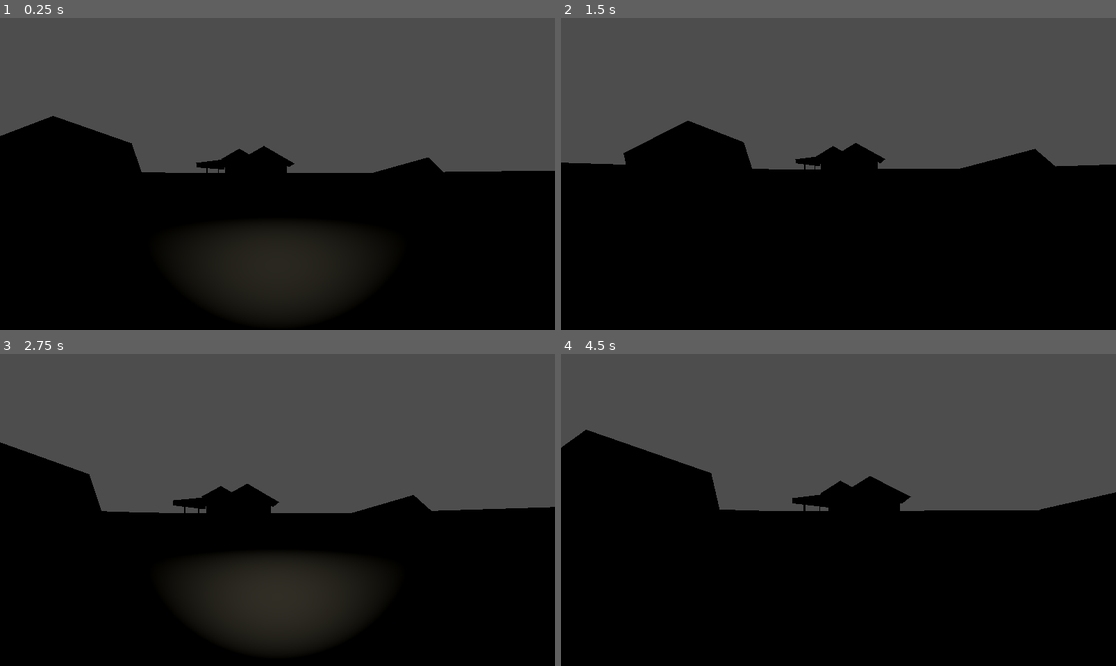
Above: before the commit, frames 1-4 (two rows, left to right).
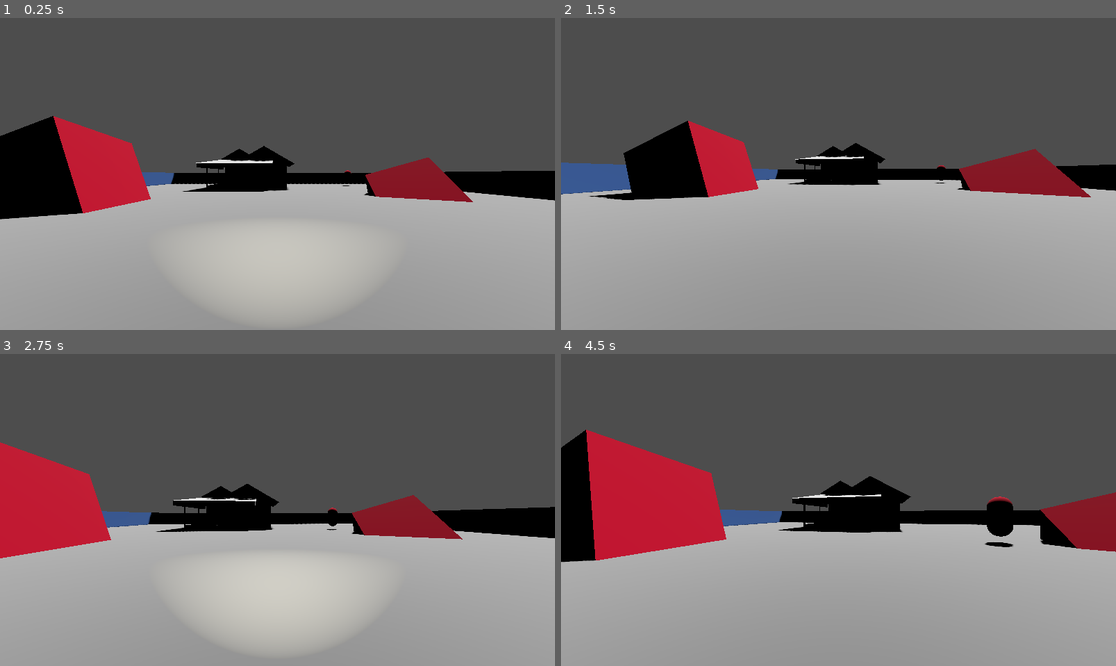
Above: after the commit, the same moments.

Repository: YohanCP/Sumatera
Game: Godot game, scene res://node_3d.tscn
Two runs of this game, one before a commit and one after it. Both use one fixed random seed, a clock stepped at 60 frames per second and the inputs below.
Inputs (mouse positions are in pixels of both pictures, inside the frame that each line leads up to):
- Up to frame 1 (0.25 s): no input
- Up to frame 2 (1.5 s): tap Enter (ui_accept) at 0.5, 0.77 s; move the mouse to (866, 174) at 0.52 s; hold Up (ui_up) from 0.53 s (still down); tap F (flashlight) at 0.6 s; move the mouse to (810, 174) at 1.27 s; tap Shift (sprint) at 1.35 s
- Up to frame 3 (2.75 s): keep holding Up (ui_up); tap Enter (ui_accept) at 1.52 s; move the mouse to (288, 503) at 2.02 s; tap F (flashlight) at 2.1 s
- Up to frame 4 (4.5 s): keep holding Up (ui_up); move the mouse to (832, 516) at 2.77 s; tap Shift (sprint) at 2.85, 4.35 s; tap Enter (ui_accept) at 3.02, 3.77 s; move the mouse to (877, 513) at 3.52 s; tap F (flashlight) at 3.6 s; move the mouse to (794, 506) at 4.27 s

The runs differ from the first frame. In frame 1, 48% of the frame differs, in the area x 0-100%, y 31-100%; in frame 2, 50%; in frame 3, 49%; in frame 4, 51%, in the area x 0-100%, y 24-100%.

Commit message:
Create Agent

Diff:
--- a/agent.gd
+++ b/agent.gd
@@ -1,19 +1,20 @@
 extends CharacterBody3D
 
-var speed = 2
-var accel = 10
+var speed = 4.0
+var accel = speed * 1.75
 
 @onready var nav: NavigationAgent3D = $NavigationAgent3D
+@onready var target: Marker3D = $"../MainCharacter/Marker3D"
 
 func _physics_process(delta):
 
 	var direction = Vector3()
 
-	nav.target_position = nav.global_position
-
-	direction = nav.get_next_path_position() - nav.position
+	nav.target_position = target.global_position
+	direction = nav.get_next_path_position() - global_position
 	direction = direction.normalized()
 
 	velocity = velocity.lerp(direction * speed, accel * delta)
 
+
 	move_and_slide()
--- a/node_3d.tscn
+++ b/node_3d.tscn
@@ -1,6 +1,7 @@
-[gd_scene load_steps=19 format=4 uid="uid://cj5l8udq1yj8b"]
+[gd_scene load_steps=24 format=4 uid="uid://cj5l8udq1yj8b"]
 
 [ext_resource type="Script" path="res://character_body_3d.gd" id="1_8gugh"]
+[ext_resource type="Script" path="res://agent.gd" id="2_k84ee"]
 
 [sub_resource type="BoxMesh" id="BoxMesh_fpsnp"]
 size = Vector3(1, 2, 1)
@@ -33,6 +34,10 @@
 
 [sub_resource type="ConvexPolygonShape3D" id="ConvexPolygonShape3D_noggj"]
 points = PackedVector3Array(0.5, 0.5, 0.5, 0.5, 0.5, -0.5, -0.5, 0.5, 0.5, 0.5, -0.5, 0.5, 0.5, -0.5, -0.5, -0.5, 0.5, -0.5, -0.5, -0.5, 0.5, -0.5, -0.5, -0.5)
+
+[sub_resource type="NavigationMesh" id="NavigationMesh_rqs8k"]
+vertices = PackedVector3Array(-19.5, 2.41276, -19.543, -19.5, 2.41276, 19.457, -19, 2.41276, 19.457, -19, 2.41276, -19.543, -18.25, 0.412763, 3.957, -15.5, 0.412763, 4.207, -15.25, 0.412763, 2.457, -18.25, 0.412763, -18.293, -8.5, 0.412763, 2.707, 7, 0.412763, 1.457, 7, 0.412763, -0.542999, 7.5, 0.412763, -1.543, 9.75, 0.412763, -18.293, 9.75, 0.412763, -1.793, 14.25, 0.412763, -1.793, 14.5, 0.412763, -1.043, 18.5, 0.412763, -1.043, 18.5, 0.412763, -18.293, 12.75, 0.412763, 4.957, 18.5, 0.412763, 18.457, -8.25, 0.412763, 8.457, -10, 0.412763, 8.707, -9.75, 0.412763, 18.457, 10.25, 0.412763, 3.957, 10.25, 0.412763, 0.457001, 11.75, 0.412763, 1.707, 12.25, 0.412763, 0.707001, -14.75, 2.66276, 3.207, -14.75, 3.16276, 7.457, -11, 4.66276, 7.457, -11, 4.41276, 3.207, -13.75, 0.412763, 7.457, -10, 0.412763, 7.457, -10.25, 0.412763, 3.707, -13.75, 0.412763, 3.707, -15.25, 0.412763, 8.707, -18.25, 0.412763, 18.457)
+polygons = [PackedInt32Array(3, 2, 0), PackedInt32Array(0, 2, 1), PackedInt32Array(5, 4, 6), PackedInt32Array(6, 4, 7), PackedInt32Array(10, 9, 8), PackedInt32Array(10, 8, 11), PackedInt32Array(11, 8, 6), PackedInt32Array(11, 6, 12), PackedInt32Array(12, 6, 7), PackedInt32Array(12, 13, 11), PackedInt32Array(15, 14, 16), PackedInt32Array(16, 14, 17), PackedInt32Array(13, 12, 14), PackedInt32Array(14, 12, 17), PackedInt32Array(15, 16, 18), PackedInt32Array(18, 16, 19), PackedInt32Array(22, 21, 20), PackedInt32Array(9, 23, 20), PackedInt32Array(20, 23, 22), PackedInt32Array(22, 23, 19), PackedInt32Array(23, 18, 19), PackedInt32Array(20, 8, 9), PackedInt32Array(26, 25, 24), PackedInt32Array(30, 29, 27), PackedInt32Array(27, 29, 28), PackedInt32Array(34, 33, 31), PackedInt32Array(31, 33, 32), PackedInt32Array(5, 35, 4), PackedInt32Array(4, 35, 36), PackedInt32Array(21, 22, 35), PackedInt32Array(35, 22, 36)]
 
 [sub_resource type="ConcavePolygonShape3D" id="ConcavePolygonShape3D_i7jre"]
 data = PackedVector3Array(7.75018, 1.38031, -2.53, 6.95011, 1.48031, -2.53, 7.85018, 1.48031, -2.53, 6.95011, 1.48031,  …(88085 unchanged characters)…
@@ -126,11 +131,18 @@
 blend_shape_mode = 0
 shadow_mesh = SubResource("ArrayMesh_ehjfy")
 
+[sub_resource type="StandardMaterial3D" id="StandardMaterial3D_nso5o"]
+albedo_color = Color(0.926657, 0, 0.207417, 1)
+
+[sub_resource type="CapsuleMesh" id="CapsuleMesh_lxcpb"]
+material = SubResource("StandardMaterial3D_nso5o")
+
+[sub_resource type="CapsuleShape3D" id="CapsuleShape3D_84jcd"]
+
 [node name="World" type="Node3D"]
 
 [node name="DirectionalLight3D" type="DirectionalLight3D" parent="."]
 transform = Transform3D(-0.866025, -0.433013, 0.25, 0, 0.5, 0.866025, -0.5, 0.75, -0.433013, 0, 0, 0)
-visible = false
 shadow_enabled = true
 
 [node name="MainCharacter" type="CharacterBody3D" parent="."]
@@ -161,6 +173,9 @@
 spot_angle = 38.74
 spot_angle_attenuation = 1.86607
 
+[node name="Marker3D" type="Marker3D" parent="MainCharacter"]
+transform = Transform3D(1, 0, 0, 0, 1, 0, 0, 0, 1, 0, 1.42857, 0)
+
 [node name="Grounds & Walls" type="Node3D" parent="."]
 
 [node name="StaticBody3D" type="StaticBody3D" parent="Grounds & Walls"]
@@ -239,6 +254,9 @@
 transform = Transform3D(1.91326, 4.61946, -1.21516e-07, -3.49839, 1.44894, -3.26525, -3.01674, 1.24945, 3.78657, 5.21378, -0.980947, 7.07979)
 shape = SubResource("ConvexPolygonShape3D_noggj")
 
+[node name="NavigationRegion3D" type="NavigationRegion3D" parent="."]
+navigation_mesh = SubResource("NavigationMesh_rqs8k")
+
 [node name="Node3D2" type="Node3D" parent="."]
 
 [node name="_StaticBody3D_20264" type="StaticBody3D" parent="Node3D2"]
@@ -250,3 +268,17 @@
 [node name="batak home" type="MeshInstance3D" parent="Node3D2/_StaticBody3D_20264"]
 mesh = SubResource("ArrayMesh_65ky0")
 skeleton = NodePath("")
+
+[node name="Agent" type="CharacterBody3D" parent="."]
+transform = Transform3D(1, 0, 0, 0, 1, 0, 0, 0, 1, 10.8602, 1, -13.1765)
+script = ExtResource("2_k84ee")
+
+[node name="MeshInstance3D" type="MeshInstance3D" parent="Agent"]
+mesh = SubResource("CapsuleMesh_lxcpb")
+
+[node name="CollisionShape3D" type="CollisionShape3D" parent="Agent"]
+shape = SubResource("CapsuleShape3D_84jcd")
+
+[node name="NavigationAgent3D" type="NavigationAgent3D" parent="Agent"]
+use_3d_avoidance = true
+debug_path_custom_color = Color(0.709123, 0, 0.120594, 1)
--- a/pathfinding.tscn
+++ b/pathfinding.tscn
@@ -3,7 +3,7 @@
 [ext_resource type="Script" path="res://agent.gd" id="1_s3vtr"]
 
 [sub_resource type="NavigationMesh" id="NavigationMesh_3g8w4"]
-vertices = PackedVector3Array(0.00485802, 0.438335, 9.5, 0.00485802, 0.438335, 8.25, -1.24514, 0.438335, 8, -9.49514, 0.188335, 9.5, -1.24514, 0.438335, -7.75, 0.00485802, 0.438335, -8, 0.00485802, 0.438335, -9.5, -9.49514, 0.188335, -9.5, 1.00486, 0.438335, 8, 9.50486, 0.688335, 9.5, 1.00486, 0.438335, -7.75, 9.50486, 0.688335, -9.5)
+vertices = PackedVector3Array(0.25, 0.5, 9.5, 0.25, 0.5, 8.25, -1, 0.5, 8, -9.5, 0.5, 9.5, -1, 0.5, -7.75, 0.25, 0.5, -8, 0.25, 0.5, -9.5, -9.5, 0.5, -9.5, 1.25, 0.5, 8, 9.5, 0.5, 9.5, 1.25, 0.5, -7.75, 9.5, 0.5, -9.5)
 polygons = [PackedInt32Array(1, 0, 2), PackedInt32Array(2, 0, 3), PackedInt32Array(5, 4, 6), PackedInt32Array(6, 4, 7), …(222 unchanged characters)…
 
 [sub_resource type="PlaneMesh" id="PlaneMesh_ffklk"]
Not shown: 1 places in environment.tscn that only renumber resources
